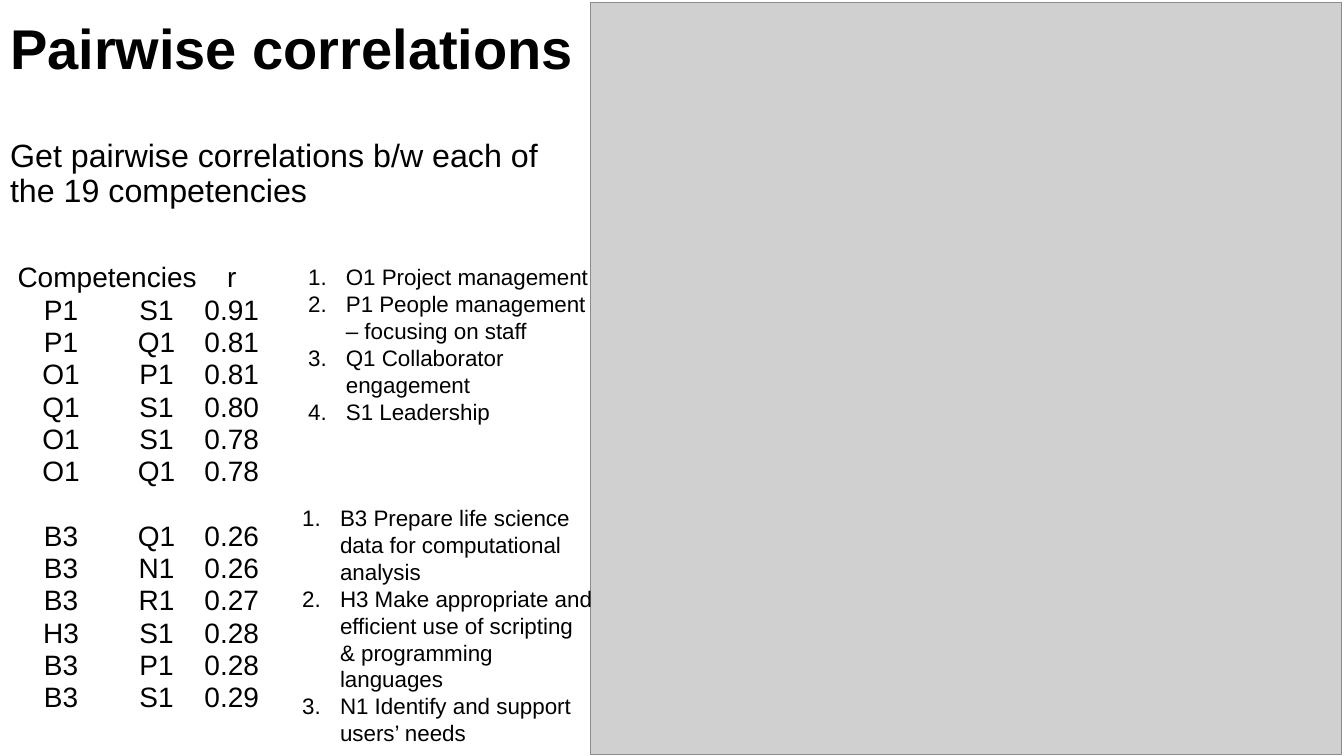
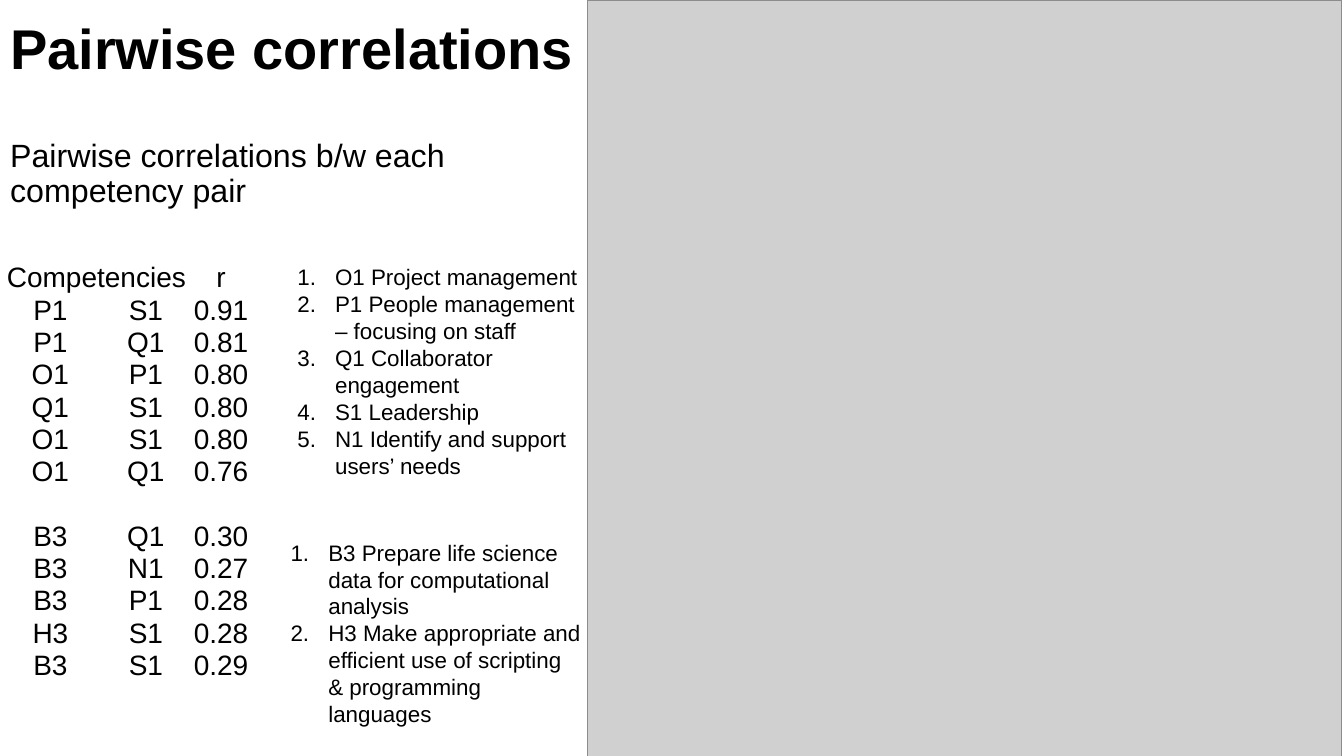
Before and after one commit to downingtim/Competencies, a slide deck: slide 4 of summary.pptx (slide 5 before the commit). Drawn at 1344x756 pixels with LibreOffice and Linux fonts; fonts in the diff are those of the drawing; grey boxes stand for pictures. Boxes give left, top, right and bottom in pixels: in the first picture for what was removed or moved away, otherwise in the second. Text is boxed around its words. In the diff, an @@ line names an element or a change of style, - is before the commit and + after.

```diff
--- a/summary.pptx
+++ b/summary.pptx
@@ text at (x1=10, y1=143, x2=445, y2=209): text changed @@
-Get pairwise correlations b/w each of the 19 competencies
+Pairwise correlations b/w each competency pair
@@ table at (x1=1, y1=241, x2=250, y2=744) @@
-row 4, column 3: 0.81
+row 4, column 3: 0.80
-row 6, column 3: 0.78
+row 6, column 3: 0.80
-row 7, column 3: 0.78
+row 7, column 3: 0.76
-row 9, column 3: 0.26
+row 9, column 3: 0.30
-row 10, column 3: 0.26
+row 10, column 3: 0.27
-row 11, column 2: R1
+row 11, column 2: P1
-row 11, column 3: 0.27
+row 11, column 3: 0.28
-row 13: B3 | P1 | 0.28
+row 14:  |  | 
@@ table moved from (x1=12, y1=241, x2=261, y2=744) to (x1=1, y1=241, x2=250, y2=744) @@
@@ text "O1 Project management" moved from (x1=346, y1=268, x2=588, y2=425) to (x1=335, y1=268, x2=577, y2=475) @@
@@ text at (x1=335, y1=430, x2=566, y2=475): paragraph added @@
+5. N1 Identify and support users’ needs
@@ text "B3 Prepare life science data ..." moved from (x1=340, y1=509, x2=592, y2=742) to (x1=328, y1=544, x2=580, y2=727) @@
@@ text at (x1=340, y1=697, x2=571, y2=742): paragraph removed @@
-3. N1 Identify and support users’ needs
```
Also in this commit, not shown: 2 other slides changed, 1 slide removed.
